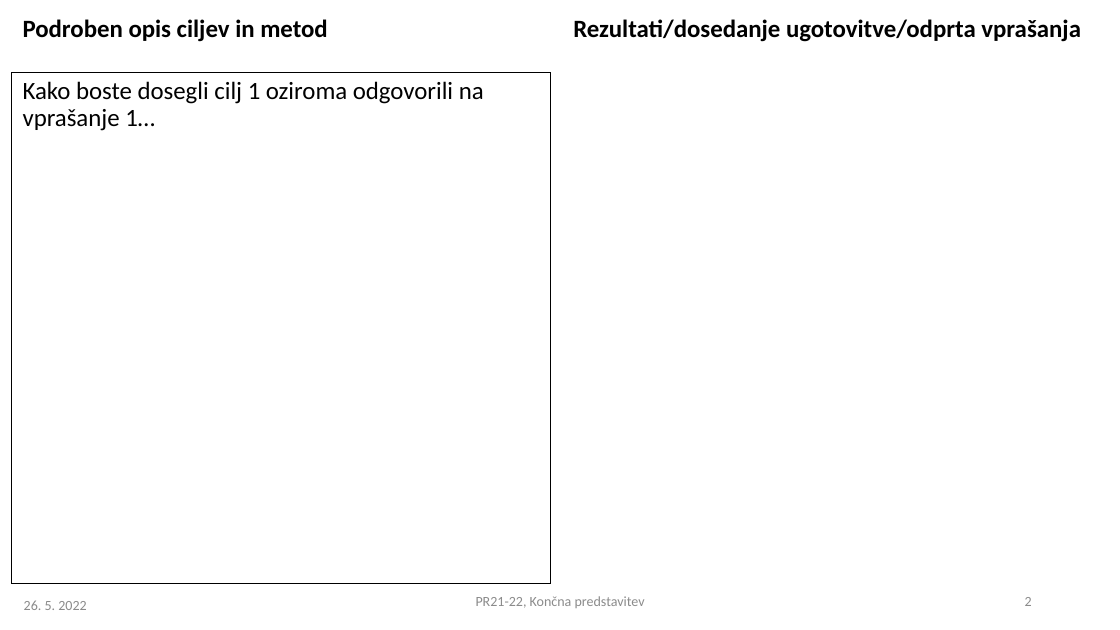
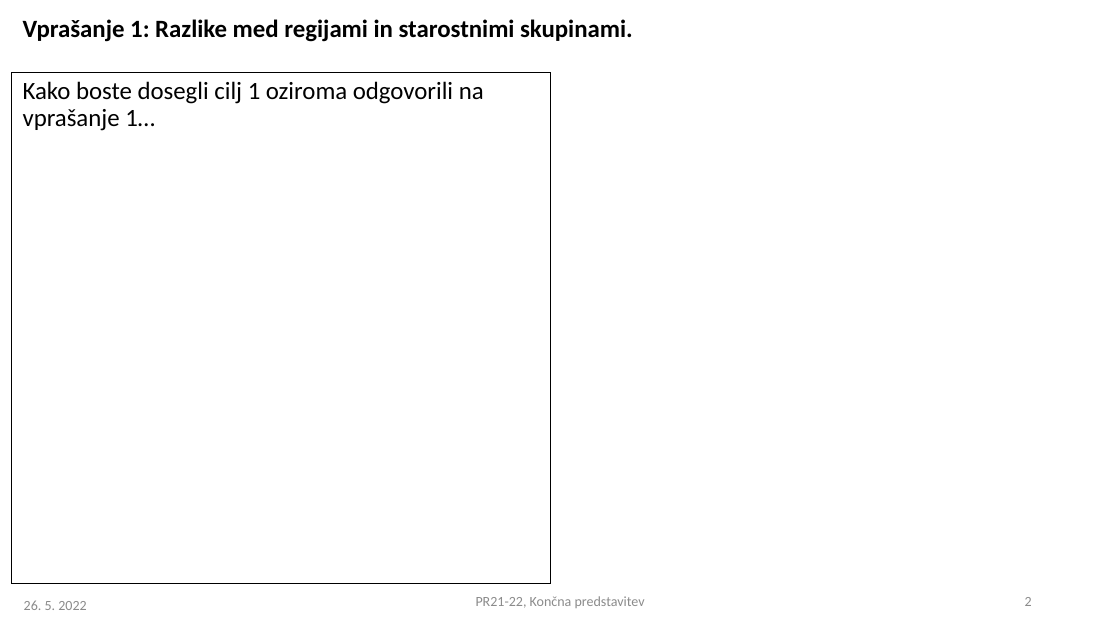
Before and after one commit to SerugaDavid/PR21DSZHMM, a slide deck: slide 2 of predstavitve/PR2021-22_koncna_01.pptx. Drawn at 1120x630 pixels with LibreOffice and Linux fonts; fonts in the diff are those of the drawing. Boxes give left, top, right and bottom in pixels: in the first picture for what was removed or moved away, otherwise in the second. Text is boxed around its words. In the diff, an @@ line names an element or a change of style, - is before the commit and + after.

```diff
--- a/predstavitve/PR2021-22_koncna_01.pptx
+++ b/predstavitve/PR2021-22_koncna_01.pptx
@@ text at [23,19,633,42]: text changed @@
-Podroben opis ciljev in metod
+Vprašanje 1: Razlike med regijami in starostnimi skupinami.
@@ text removed at [573,19,1081,42] @@
-Rezultati/dosedanje ugotovitve/odprta vprašanja
```
Also in this commit, not shown: 1 other slide changed, 2 slides added, 2 other files.
